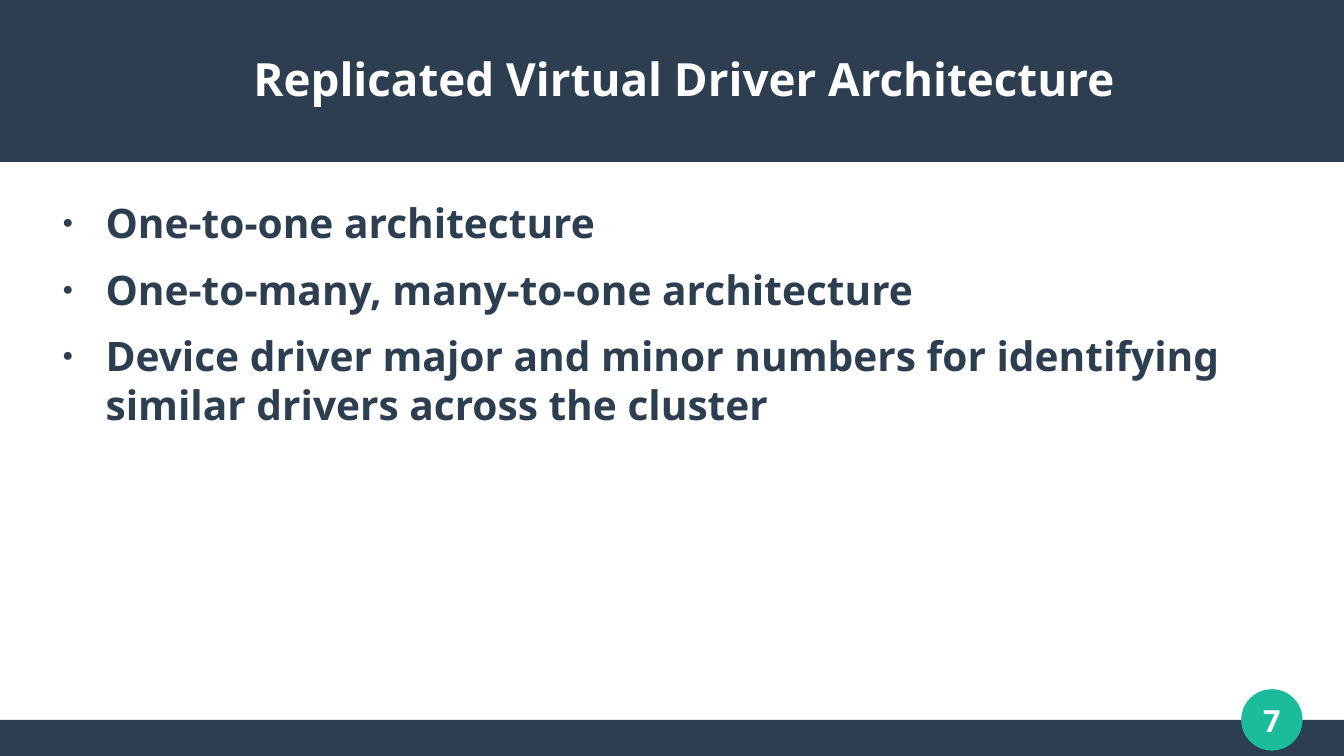
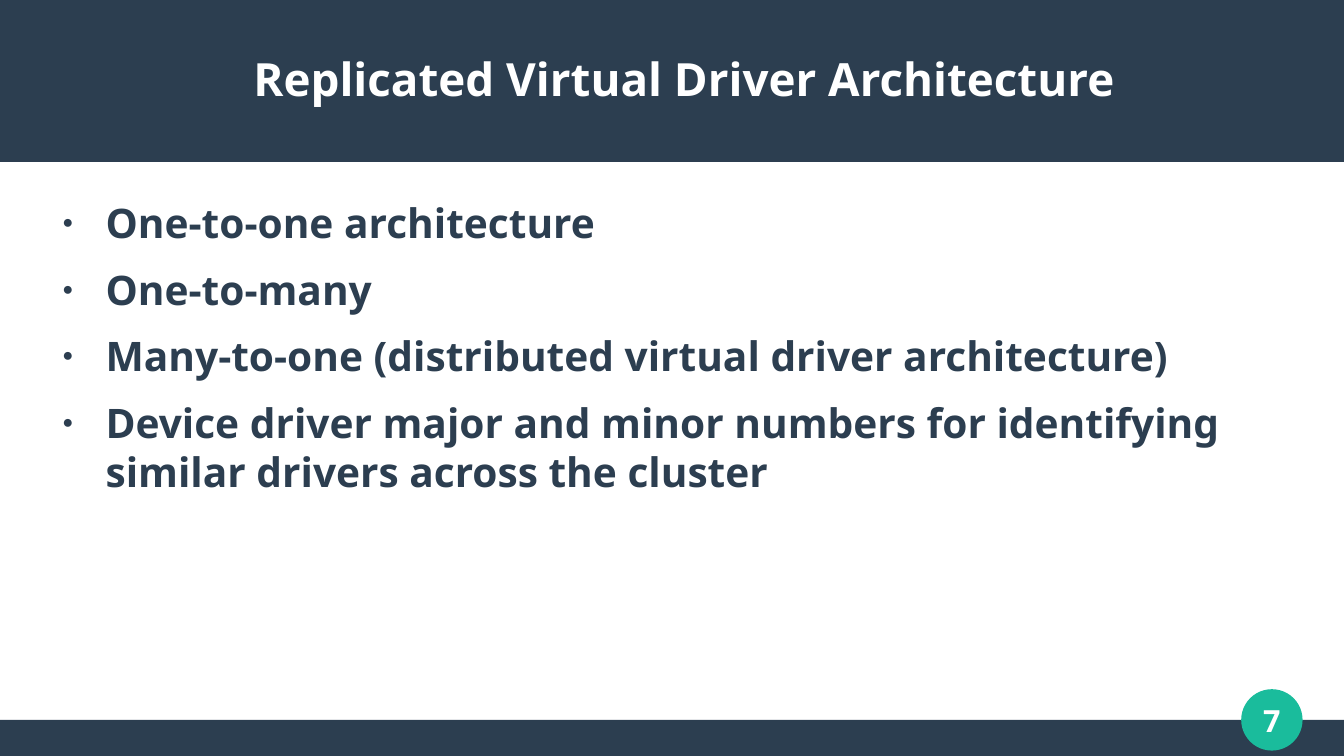
Before and after one commit to WaveArch/Wave, a slide deck: slide 7 of Replicated.pptx. Drawn at 1344x756 pixels with LibreOffice and Linux fonts; fonts in the diff are those of the drawing. Boxes give left, top, right and bottom in pixels: in the first picture for what was removed or moved away, otherwise in the second. Text is boxed around its words. In the diff, an @@ line names an element or a change of style, - is before the commit and + after.

```diff
--- a/Replicated.pptx
+++ b/Replicated.pptx
@@ text at (x1=106, y1=275, x2=1167, y2=381): text changed @@
-● One-to-many, many-to-one architecture
+● One-to-many
+● Many-to-one (distributed virtual driver architecture)
```
Also in this commit, not shown: 4 other slides changed.
